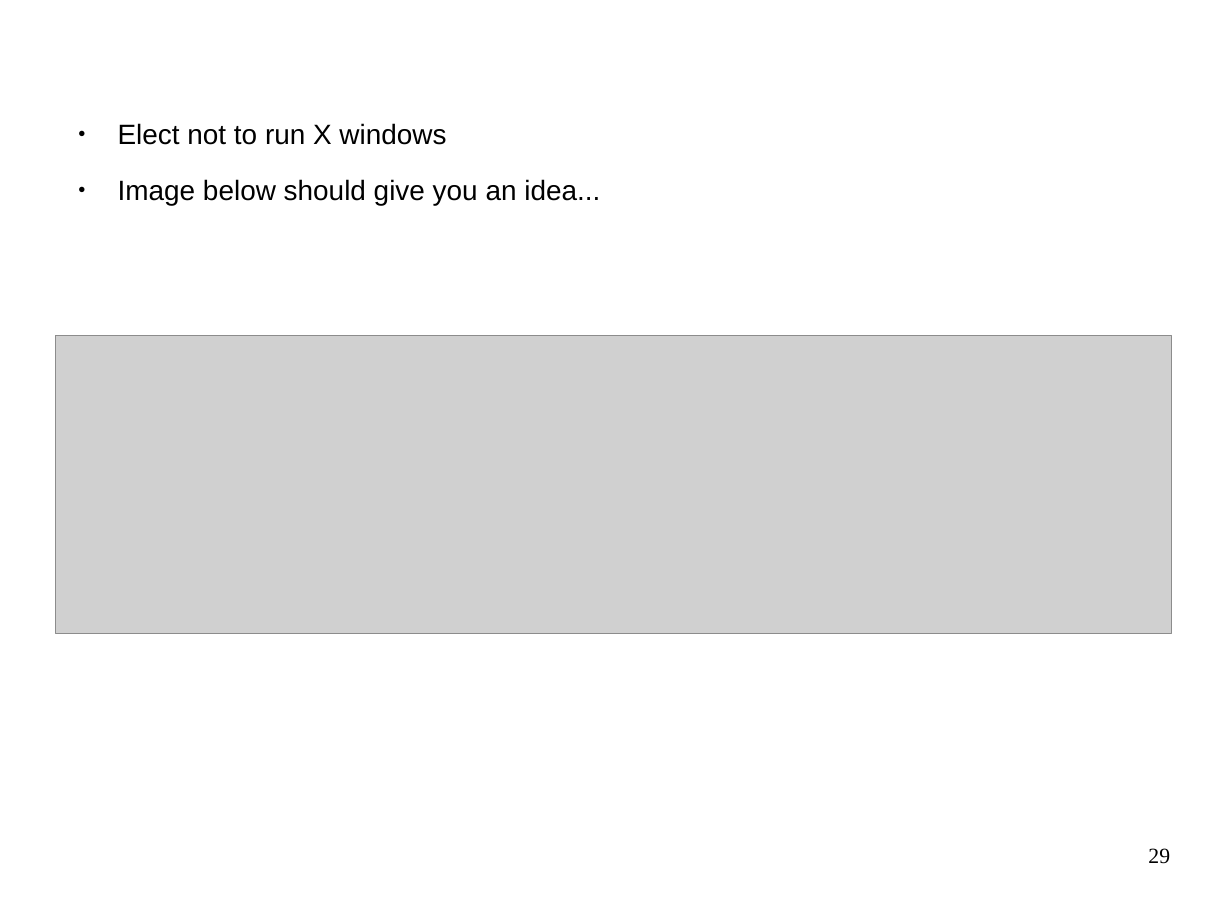
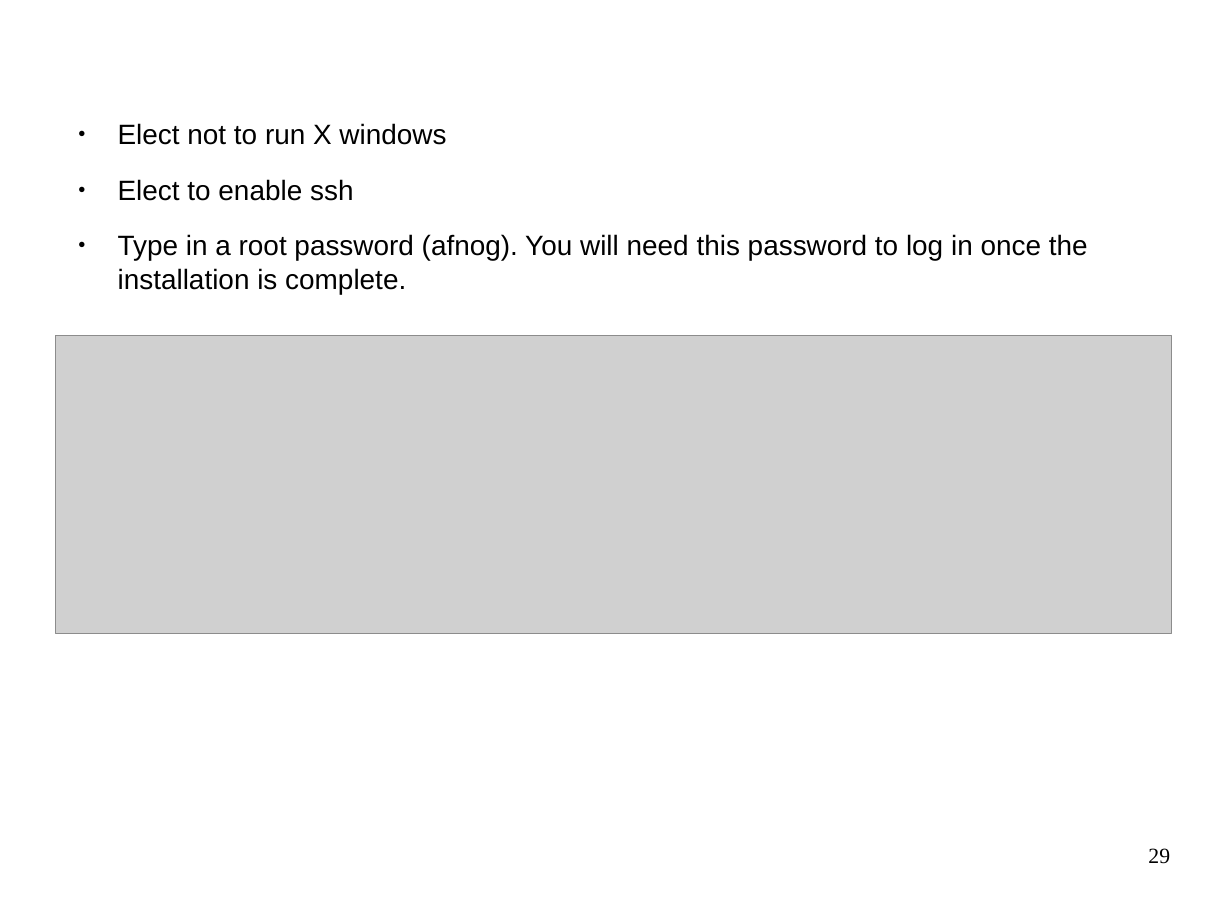
Before and after one commit to afnog/sse, a slide deck: slide 29 of virtualisation/docs/sse-virtualization-overview-2014.odp. Drawn at 1232x924 pixels with LibreOffice and Linux fonts; fonts in the diff are those of the drawing; grey boxes stand for pictures. Boxes give left, top, right and bottom in pixels: in the first picture for what was removed or moved away, otherwise in the second. Text is boxed around its words. In the diff, an @@ line names an element or a change of style, - is before the commit and + after.

```diff
--- a/virtualisation/docs/sse-virtualization-overview-2014.odp
+++ b/virtualisation/docs/sse-virtualization-overview-2014.odp
@@ text at [118, 179, 1088, 294]: text changed @@
-● Image below should give you an idea...
+● Elect to enable ssh
+● Type in a root password (afnog). You will need this password to log in once the installation is complete.
```
Also in this commit, not shown: 14 other slides changed, 1 other file.
